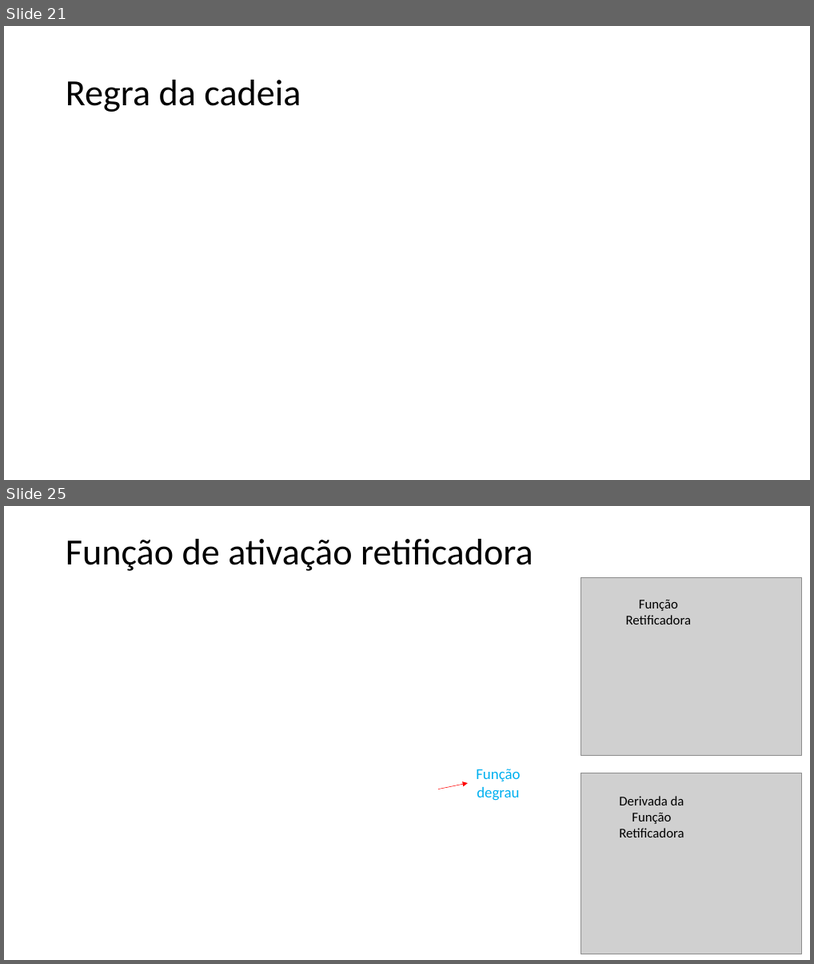
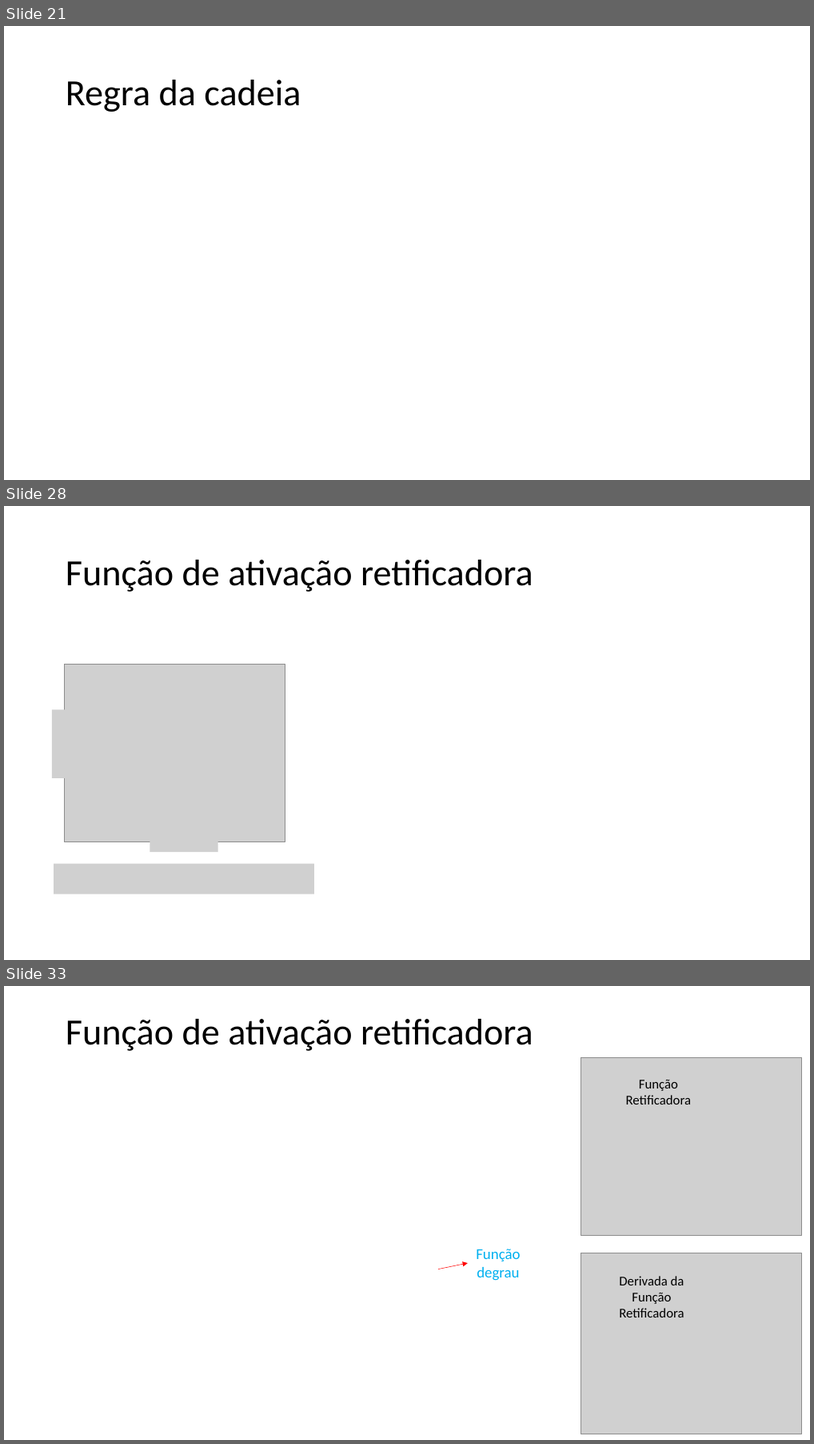
Before and after one commit to zz4fap/t320_aprendizado_de_maquina, a slide deck: slides/T320_Redes_Neurais_Artificiais (Parte II).pptx. Shown one above the other, each under a label of ours: slides 21 and 25 before the commit, slides 21, 28 and 33 after it; the slides between them are not shown. The pictures are 814x964 and 814x1444 pixels, drawn with LibreOffice and Linux fonts; fonts in the diff are those of the drawing; grey boxes stand for pictures. Boxes give left, top, right and bottom in pixels: in the first picture for what was removed or moved away, otherwise in the second. Text is boxed around its words. In the diff, an @@ line names an element or a change of style, - is before the commit and + after.

```diff
--- a/slides/T320_Redes_Neurais_Artificiais (Parte II).pptx
+++ b/slides/T320_Redes_Neurais_Artificiais (Parte II).pptx
@@ slide 28 added at <box>4,506,810,960</box>, background #FFFFFF @@
@@ title added at <box>66,560,534,592</box>, 44 pt, text #000000 @@
+Função de ativação retificadora
@@ group added at <box>51,664,314,894</box>: 4 pictures @@
@@ what was slide 25 is now slide 33 @@
```
Also in this commit, not shown: 2 slides changed, 7 other slides added.
